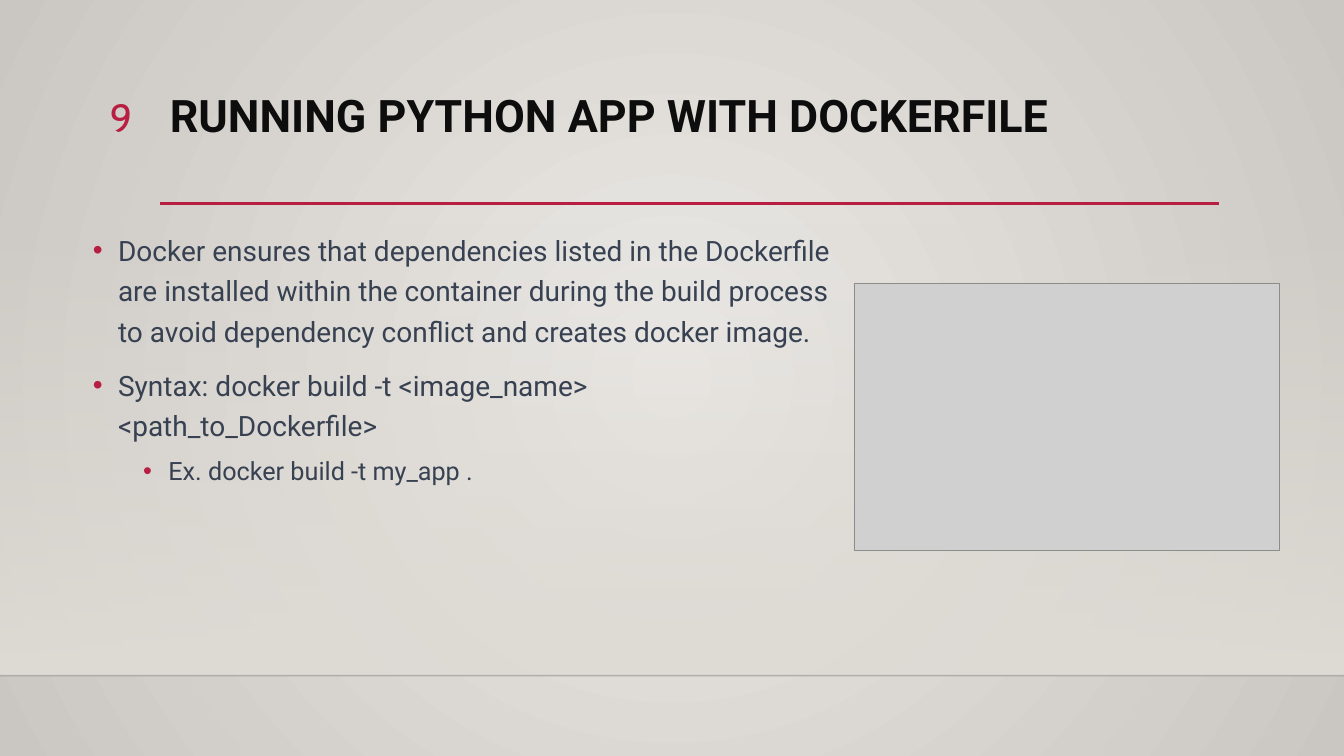
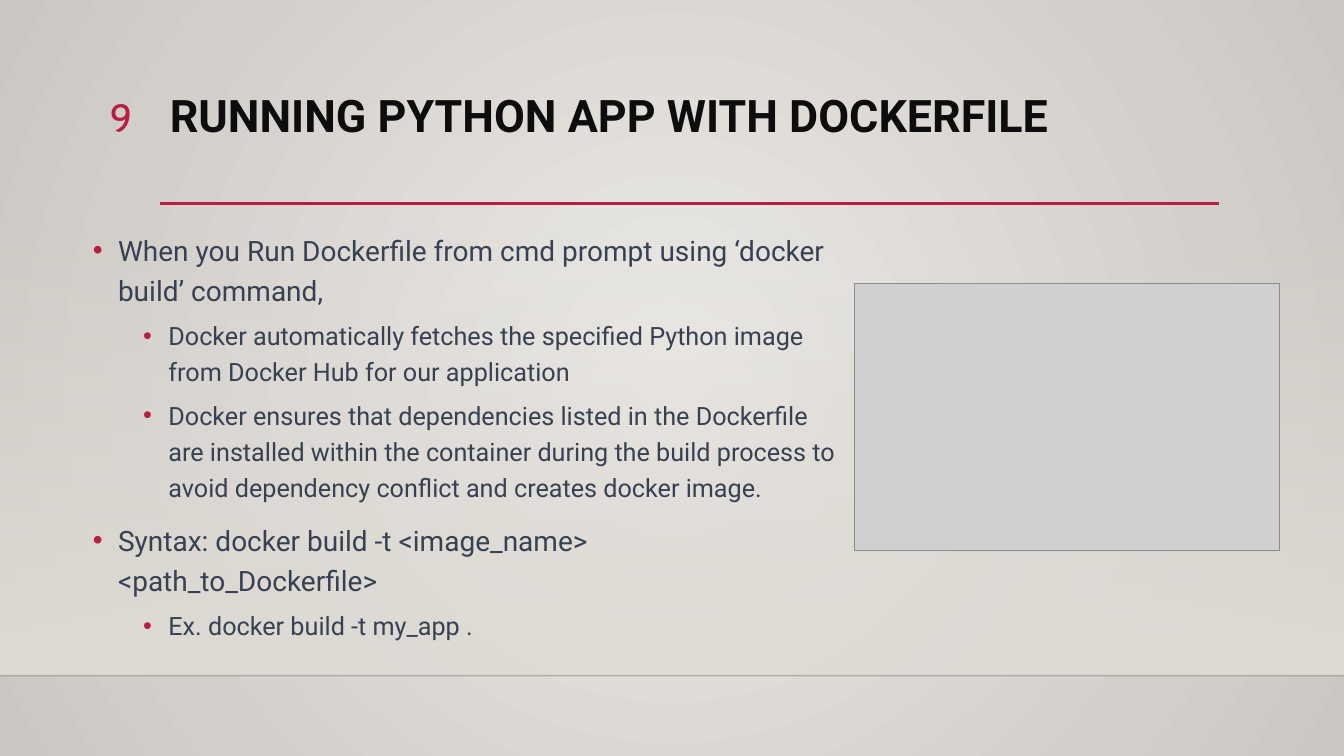
Before and after one commit to ddum-sutd/docker_workshop, a slide deck: slide 9 of Docker_workshop.pptx. Drawn at 1344x756 pixels with LibreOffice and Linux fonts; fonts in the diff are those of the drawing; grey boxes stand for pictures; background and template pictures are left out. Boxes give left, top, right and bottom in pixels: in the first picture for what was removed or moved away, otherwise in the second. Text is boxed around its words. In the diff, an @@ line names an element or a change of style, - is before the commit and + after.

```diff
--- a/Docker_workshop.pptx
+++ b/Docker_workshop.pptx
@@ text at [118,239,824,386]: paragraphs added @@
+• When you Run Dockerfile from cmd prompt using ‘docker build’ command,
+  • Docker automatically fetches the specified Python image from Docker Hub for our application
@@ text at [168,406,834,503]: size 20 to 18 pt in "Docker ensures that dependencies listed in the ..."; list level 1 to 2 in "Docker ensures that dependencies listed ..." @@
```
Also in this commit, not shown: 4 other slides changed, 1 slide removed, 7 other files.
